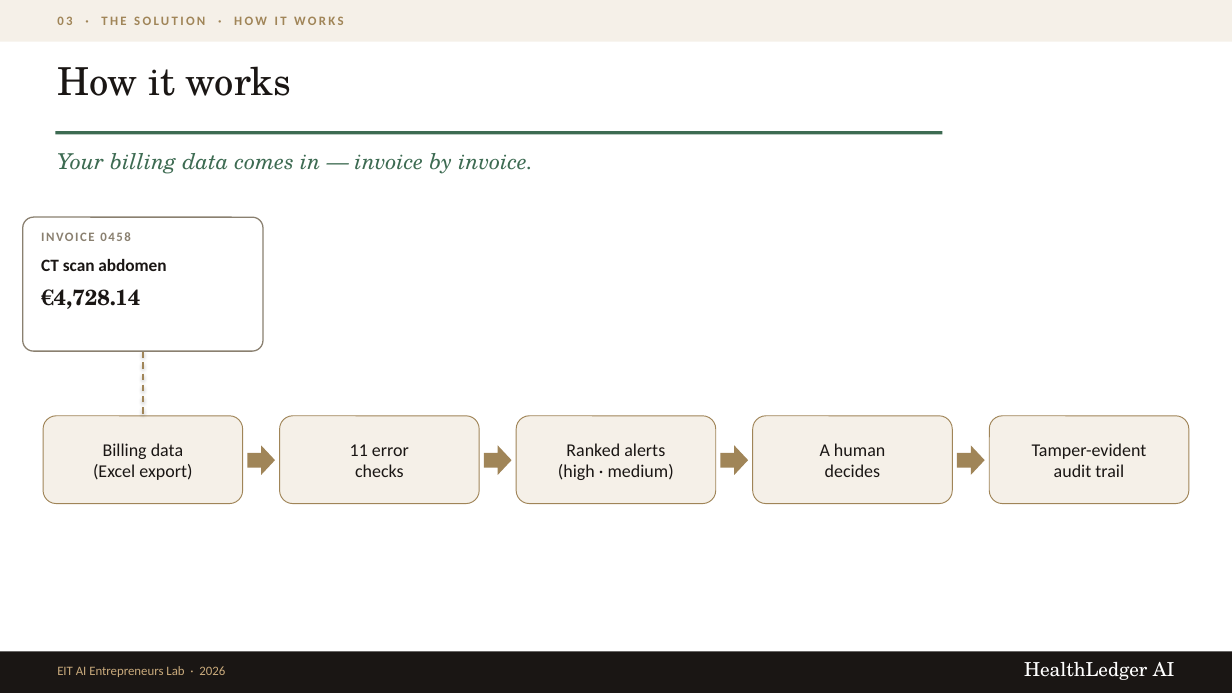
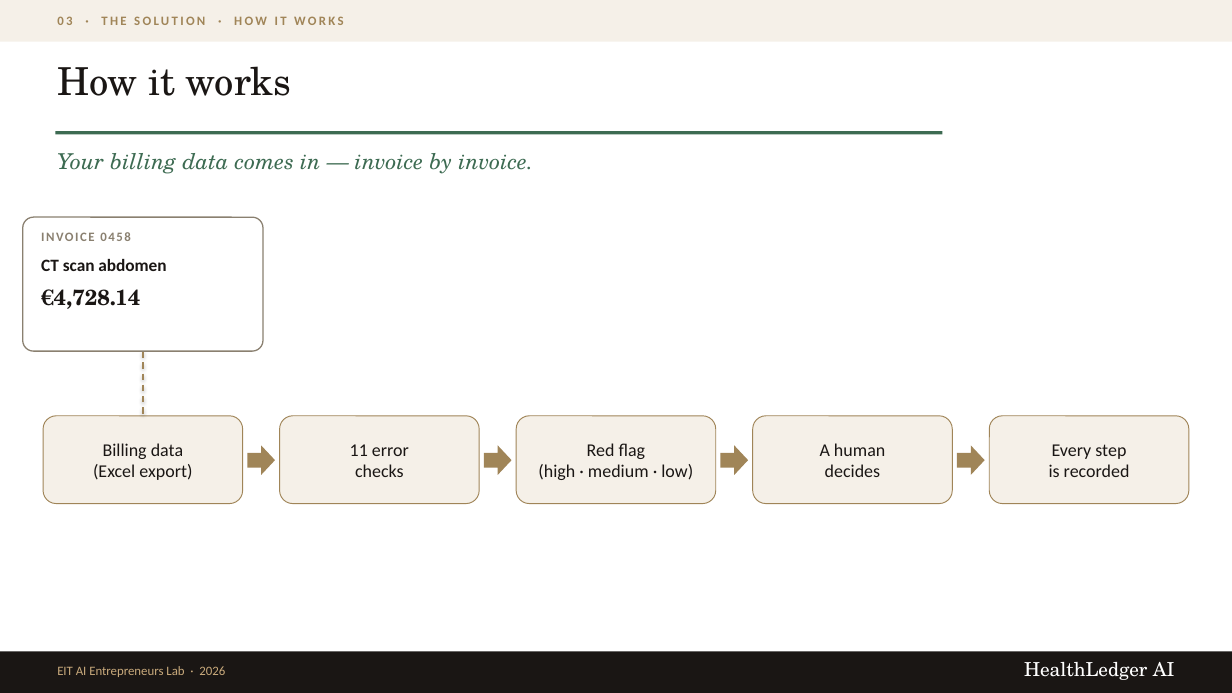
Before and after one commit to mrply97/AI, a slide deck: slide 6 of HealthLedgerAI_EIT_Pitch.pptx. Drawn at 1232x693 pixels with LibreOffice and Linux fonts; fonts in the diff are those of the drawing. Boxes give left, top, right and bottom in pixels: in the first picture for what was removed or moved away, otherwise in the second. Text is boxed around its words. In the diff, an @@ line names an element or a change of style, - is before the commit and + after.

```diff
--- a/HealthLedgerAI_EIT_Pitch.pptx
+++ b/HealthLedgerAI_EIT_Pitch.pptx
@@ text at box(538, 443, 693, 480): text changed @@
-Ranked alerts
-(high · medium)
+Red flag
+(high · medium · low)
@@ text at box(1049, 444, 1130, 477): text changed @@
-Tamper-evident
-audit trail
+Every step
+is recorded
```
Also in this commit, not shown: 3 other slides changed, 2 other files.
